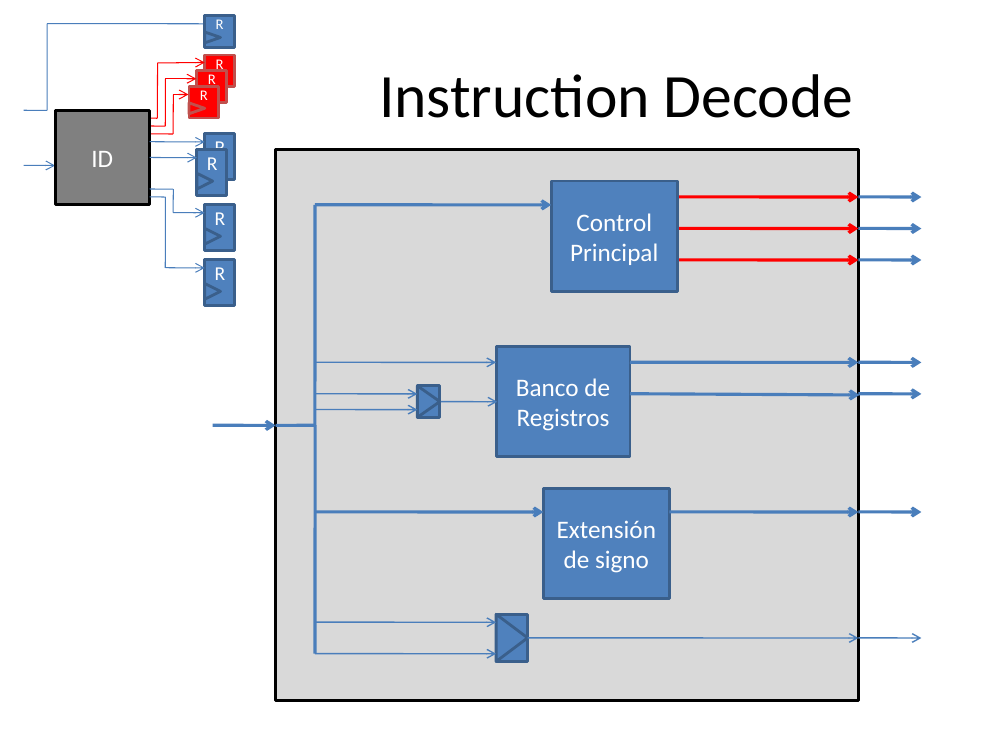
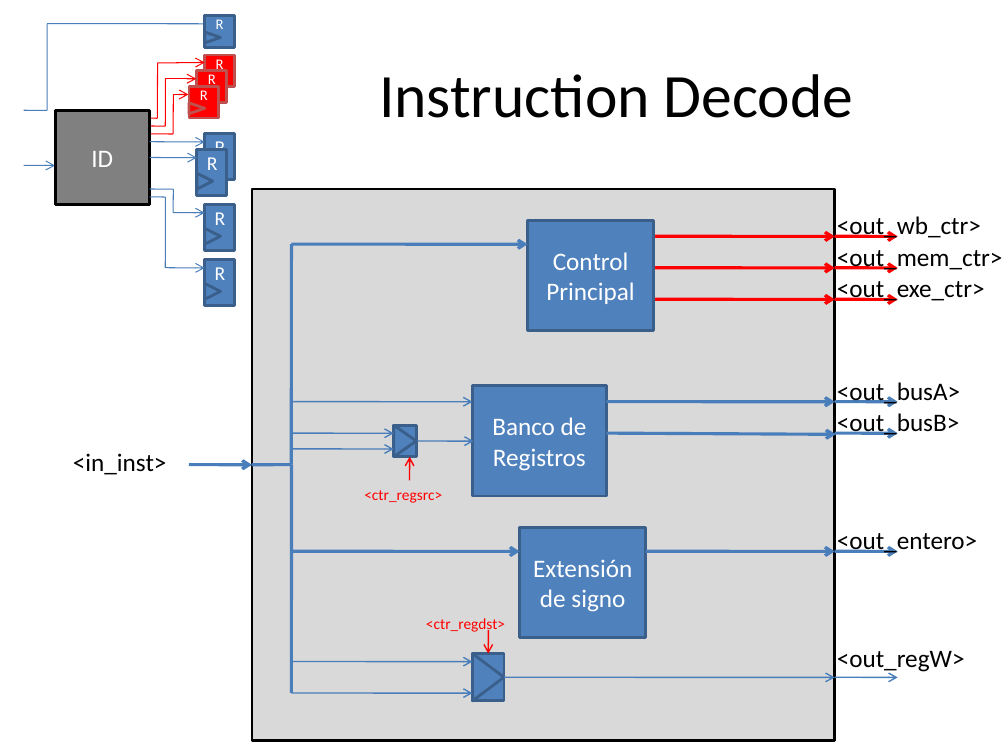
Before and after one commit to Agamb01/TFG, a slide deck: slide 3 of PDFs/Representación Procesador.pptx. Drawn at 1008x756 pixels with LibreOffice and Linux fonts; fonts in the diff are those of the drawing. Boxes give left, top, right and bottom in pixels: in the first picture for what was removed or moved away, otherwise in the second. Text is boxed around its words. In the diff, an @@ line names an element or a change of style, - is before the commit and + after.

```diff
--- a/PDFs/Representación Procesador.pptx
+++ b/PDFs/Representación Procesador.pptx
@@ 23 arrows, 6 rectangles, 3 lines, 2 triangles: place and size @@
-23 arrows, 6 rectangles, 3 lines, 2 triangles at [213,149,921,701]
+23 arrows, 6 rectangles, 3 lines, 2 triangles at [188,188,898,740]
@@ arrow (835, 236) - (898, 237): stroke #4B7EBC 2.25 pt to #FF0000 2.25 pt @@
@@ text added at [837,216,981,241], 18 pt, text #000000 @@
+<out_wb_ctr>
@@ arrow (835, 268) - (898, 268): stroke #4B7EBC 2.25 pt to #FF0000 2.25 pt @@
@@ text added at [837,250,1003,272], 18 pt, text #000000 @@
+<out_mem_ctr>
@@ arrow (835, 299) - (898, 299): stroke #4B7EBC 2.25 pt to #FF0000 2.25 pt @@
@@ text added at [837,281,985,304], 18 pt, text #000000 @@
+<out_exe_ctr>
@@ text added at [837,382,960,406], 18 pt, text #000000 @@
+<out_busA>
@@ text added at [837,413,960,438], 18 pt, text #000000 @@
+<out_busB>
@@ text added at [73,453,167,475], 18 pt, text #000000 @@
+<in_inst>
@@ arrow added from (409, 481) to (409, 457), #FF0000 1 pt @@
@@ text added at [364,490,442,503], 11 pt, text #FF0000 @@
+<ctr_regsrc>
@@ text added at [837,533,977,556], 18 pt, text #000000 @@
+<out_entero>
@@ text added at [426,618,505,634], 11 pt, text #FF0000 @@
+<ctr_regdst>
@@ arrow added from (489, 630) to (488, 653), #FF0000 1 pt @@
@@ text added at [837,650,965,674], 18 pt, text #000000 @@
+<out_regW>
```
Also in this commit, not shown: 5 other slides changed.
